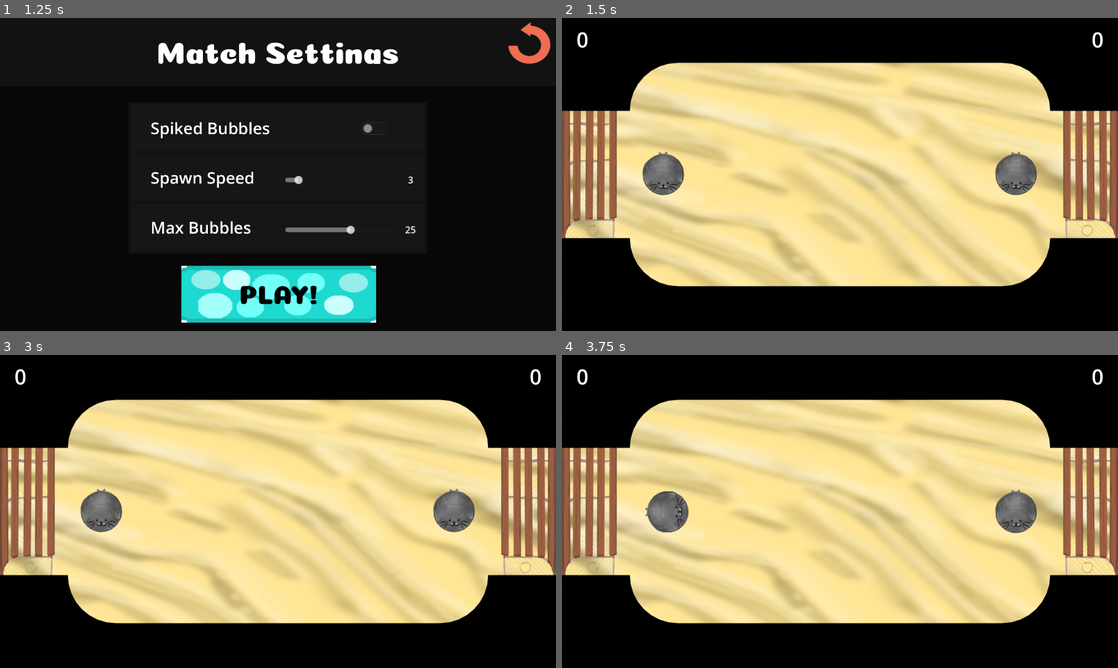
Above: before the commit, frames 1-4 (two rows, left to right).
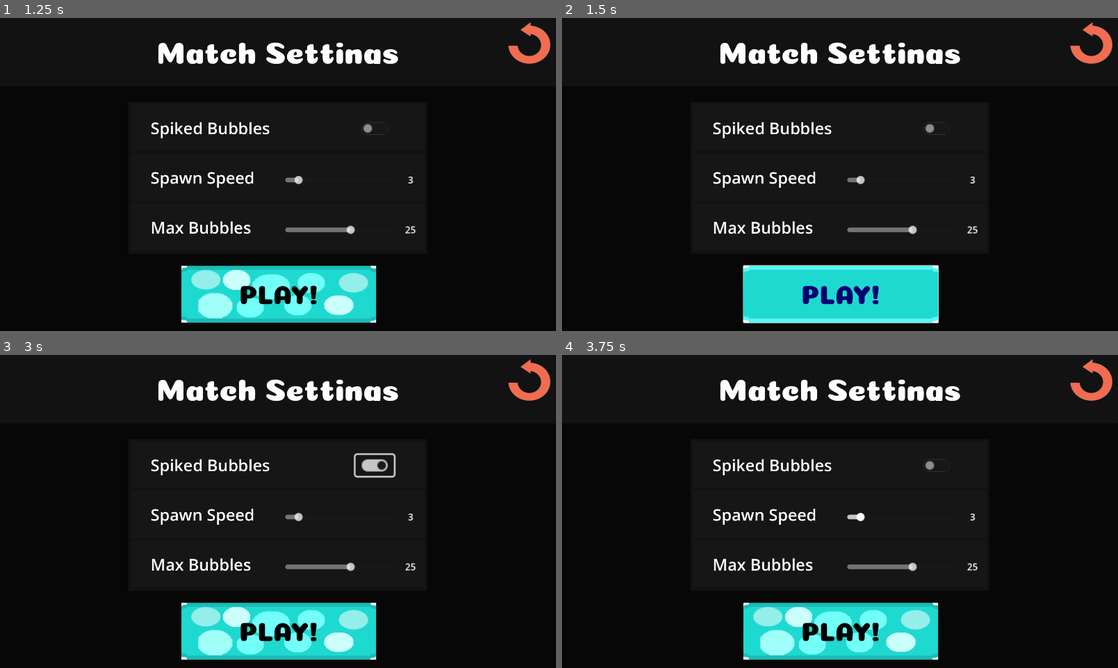
Above: after the commit, the same moments.

Repository: corpusCallosotomy/BubbleBowl
Game: Godot game, scene res://scenes/screens/menus/TitleScreen.tscn
Same seed, same stepped clock (60 frames per second), same inputs: the game is played once before the commit and once after it. The engine's default icon, where the game draws it, is replaced by a stand-in: a white triangle on a blue panel in a dark square.
Inputs (mouse positions are in pixels of both pictures, inside the frame that each line leads up to):
- Up to frame 1 (1.25 s): click "Play" at 0.5 s
- Up to frame 2 (1.5 s): click "PLAY!" at 1.25 s
- Up to frame 3 (3 s): click (278, 630) at 2 s, where only the run after the commit has a clickable "PLAY!"; click (372, 464) at 2.77 s
- Up to frame 4 (3.75 s): tap Enter at 3.5 s; hold D (P1_right) from 3.53 s (still down); tap Down (P2_down) at 3.6 s

Frame 1 is identical in both runs. In frame 2, 69% of the frame differs, in the area x 0-100%, y 1-98%; in frame 3, 69%; in frame 4, 69%.

Commit message:
nailed it

Diff:
--- a/scenes/match_data.gd
+++ b/scenes/match_data.gd
@@ -24,9 +24,10 @@
 
 # Called every frame. 'delta' is the elapsed time since the previous frame.
 func _process(delta: float) -> void:
-	print(spawnRate)
-	print(maxBubbles)
-	print(spikedEnabled)
+	#print(spawnRate)
+	#print(maxBubbles)
+	#print(spikedEnabled)
+	pass
 
 #spawn a default(?) bubble somewhere on the board
 func spawnBubble(where: Vector2) -> void:
@@ -40,4 +41,5 @@
 	scores[team] +=size
 
 func getScore(team: int) -> int:
+		print(scores[team])
 		return scores[team]
--- a/scenes/screens/arena/arena.tscn
+++ b/scenes/screens/arena/arena.tscn
@@ -79,10 +79,18 @@
 [node name="CollisionShape2D" type="CollisionShape2D" parent="Field Bounds/Goal 2 Back Wall"]
 shape = SubResource("RectangleShape2D_8jfff")
 
-[node name="ScoreDisplay" type="Node" parent="." node_paths=PackedStringArray("score1", "score2")]
+[node name="Bubble" parent="." instance=ExtResource("2_rqac2")]
+position = Vector2(347, 617)
+
+[node name="Bubble2" parent="." instance=ExtResource("2_rqac2")]
+position = Vector2(347, 753)
+
+[node name="ScoreDisplay" type="Node2D" parent="." node_paths=PackedStringArray("score1Display", "score2Display")]
+position = Vector2(960, 0)
 script = ExtResource("6_alnfp")
-score1 = NodePath("Score1")
-score2 = NodePath("Score2")
+score1Display = NodePath("Score1")
+score2Display = NodePath("Score2")
+endScore = 1
 
 [node name="Score1" type="Label" parent="ScoreDisplay"]
 offset_left = 50.0
--- a/scripts/score_display.gd
+++ b/scripts/score_display.gd
@@ -1,12 +1,19 @@
 extends Node
 
-@export var score1: Label
-@export var score2: Label
+@export var score1Display: Label
+@export var score2Display: Label
+
+@export var endScore: int = 100
 
 # Called every frame. 'delta' is the elapsed time since the previous frame.
 func _process(delta: float) -> void:
-	score1.text = str(MatchData.getScore(0))
-	score2.text = str(MatchData.getScore(1))
 
+	var score1 = MatchData.getScore(1)
+	var score2 = MatchData.getScore(0)
 
-	pass
+	score1Display.text = str(score1)
+	score2Display.text = str(score2)
+
+	#end match
+	if score1 >= endScore or score2 >= endScore:
+		get_tree().change_scene_to_file("res://scenes/screens/menus/MatchEnd.tscn")
